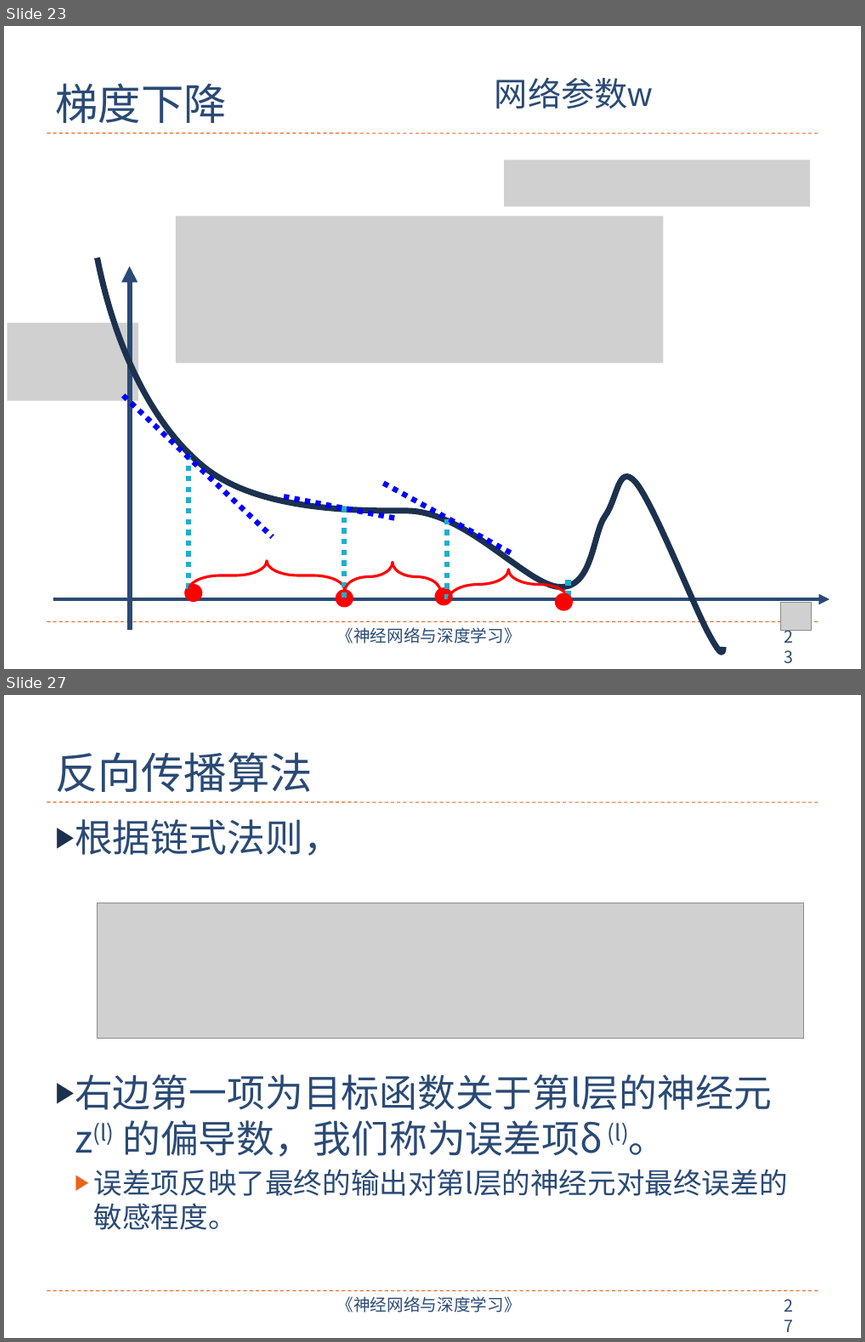
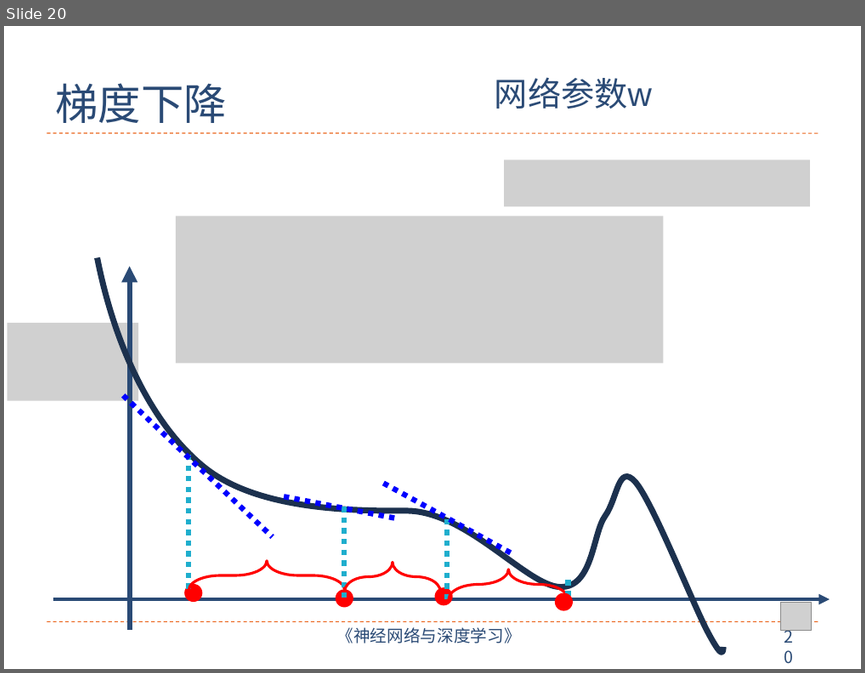
Before and after one commit to nndl/nndl.github.io, a slide deck: ppt/chap-前馈神经网络.pptx. Shown one above the other, each under a label of ours: slides 23 and 27 before the commit, slide 20 after it; the slides between them are not shown. The pictures are 865x1342 and 865x673 pixels, drawn with LibreOffice and Linux fonts; fonts in the diff are those of the drawing; grey boxes stand for pictures. Boxes give left, top, right and bottom in pixels: in the first picture for what was removed or moved away, otherwise in the second. Text is boxed around its words. In the diff, an @@ line names an element or a change of style, - is before the commit and + after.

Commit message:
chap-前馈神经网络

```diff
--- a/ppt/chap-前馈神经网络.pptx
+++ b/ppt/chap-前馈神经网络.pptx
@@ slide 27 removed at bbox=[4, 695, 861, 1338], background #FFFFFF; not listed: 4 template elements that a slide beside it also shows @@
@@ title removed at bbox=[55, 752, 312, 792] @@
-反向传播算法
@@ text removed at bbox=[75, 819, 788, 1230] @@
-▶ 根据链式法则，
-▶ 右边第一项为目标函数关于第l层的神经元z(l) 的偏导数，我们称为误差项δ (l)。
-  ▶ 误差项反映了最终的输出对第l层的神经元对最终误差的敏感程度。
@@ picture removed at bbox=[97, 902, 803, 1038] @@
@@ what was slide 23 is now slide 20 @@
```
Also in this commit, not shown: 4 slides changed, 7 slides added, 10 other slides removed, 2 other files.
